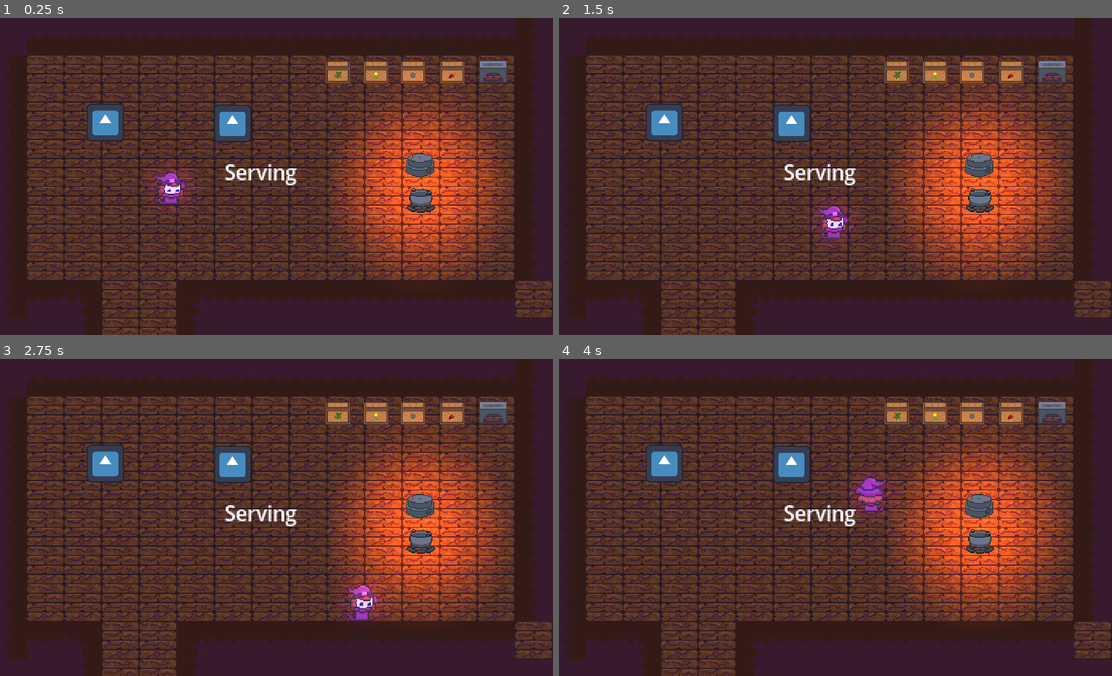
Above: before the commit, frames 1-4 (two rows, left to right).
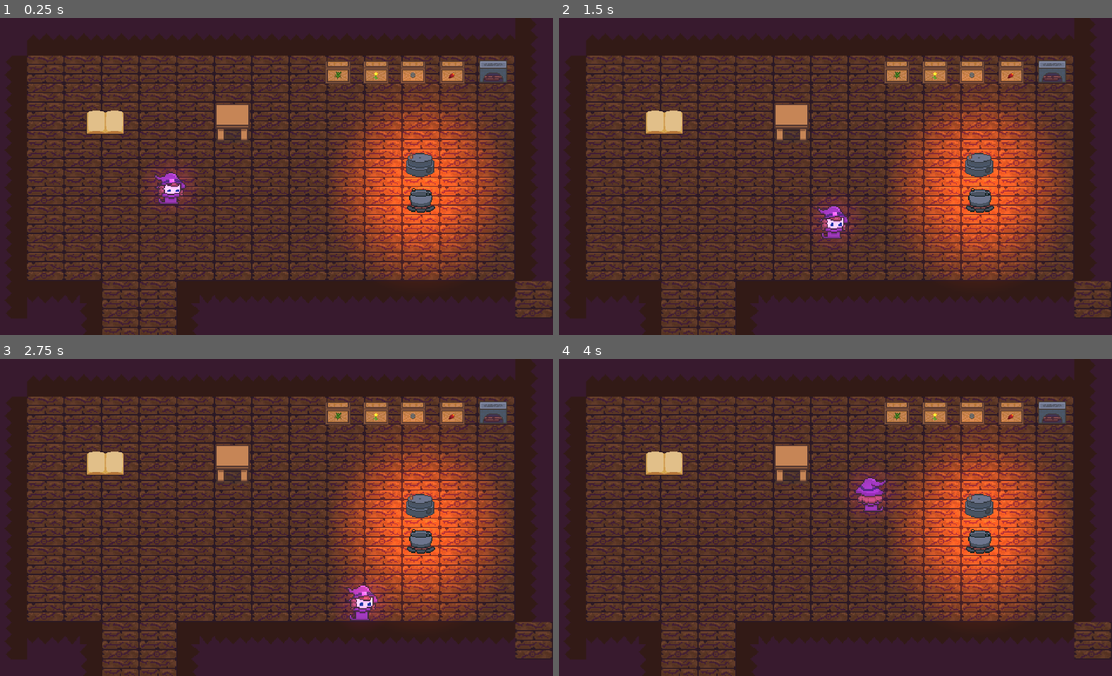
Above: after the commit, the same moments.

Repository: Yatagarasu163/apothecary-allergies
Game: Godot game, scene res://Assets/Scenes/testing_scene.tscn
The game is run twice, just before and just after one commit, with the same random seed, the same clock (stepped at 60 frames per second) and the same inputs. The engine's default icon, where the game draws it, is replaced by a stand-in: a white triangle on a blue panel in a dark square.
Inputs:
- Up to frame 1 (0.25 s): no input
- Up to frame 2 (1.5 s): hold D (WalkRight) 0.53-1.28 s; tap E (Add) at 0.6 s; hold S (WalkDown) from 1.28 s (still down); tap Space (Dash) at 1.35 s
- Up to frame 3 (2.75 s): release S (WalkDown) at 2.03 s; hold D (WalkRight) from 2.03 s (still down); tap F (Interact) at 2.1 s
- Up to frame 4 (4 s): release D (WalkRight) at 2.78 s; hold W (WalkUp) 2.78-3.53 s; tap E (Add) at 2.85 s; hold A (WalkLeft) from 3.53 s (still down); tap Space (Dash) at 3.6 s

The runs differ from the first frame. In frame 1, 1.9% of the frame differs, in the area x 15-54%, y 26-53%; in frame 2, 1.9%; in frame 3, 1.9%; in frame 4, 1.9%.

Commit message:
Added the png to game_manager.gd

Diff:
--- a/Assets/Prefabs/Stations/Recipe Book.tscn
+++ b/Assets/Prefabs/Stations/Recipe Book.tscn
@@ -1,7 +1,7 @@
 [gd_scene format=3 uid="uid://lku2iex7kybq"]
 
 [ext_resource type="Script" uid="uid://yirbr82rvnec" path="res://Assets/Scripts/recipe_book.gd" id="1_l5iqb"]
-[ext_resource type="Texture2D" uid="uid://c53wg8pq2wx7k" path="res://icon.svg" id="2_srkpf"]
+[ext_resource type="Texture2D" uid="uid://dw6blcmiogtmi" path="res://Assets/Sprites/SpellBook.png" id="2_706vf"]
 [ext_resource type="Texture2D" uid="uid://b85aayqdj7764" path="res://Assets/Sprites/Recipe Book/SpellBook.png" id="3_3u5pv"]
 [ext_resource type="Texture2D" uid="uid://om8oh72t3or1" path="res://Assets/Sprites/Recipe Book/Boiler_Atlas.tres" id="4_706vf"]
 [ext_resource type="Texture2D" uid="uid://ck6j0qdapwccg" path="res://Assets/Sprites/Ingredients/nyaa_leaf.png" id="5_7eswm"]
@@ -26,7 +26,8 @@
 recipePages = [NodePath("RecipeBookUI/Page 1"), NodePath("RecipeBookUI/Page 2"), NodePath("RecipeBookUI/Page 3")]
 
 [node name="Book Sprite" type="Sprite2D" parent="." unique_id=1955881859]
-texture = ExtResource("2_srkpf")
+scale = Vector2(1.3734637, 1.3734637)
+texture = ExtResource("2_706vf")
 
 [node name="Collision Detector" type="Area2D" parent="." unique_id=605446250]
 
--- a/Assets/Prefabs/Table.tscn
+++ b/Assets/Prefabs/Table.tscn
@@ -1,7 +1,7 @@
 [gd_scene format=3 uid="uid://duuei02ys6c5y"]
 
 [ext_resource type="Script" uid="uid://ca0vyx3h88fio" path="res://Assets/Scripts/table.gd" id="1_j7ovb"]
-[ext_resource type="Texture2D" uid="uid://c53wg8pq2wx7k" path="res://icon.svg" id="2_sd4tx"]
+[ext_resource type="Texture2D" uid="uid://cmd5hdqx527sx" path="res://Assets/Sprites/Table.png" id="2_j7ovb"]
 
 [sub_resource type="RectangleShape2D" id="RectangleShape2D_wmwsv"]
 size = Vector2(188, 170)
@@ -14,7 +14,8 @@
 script = ExtResource("1_j7ovb")
 
 [node name="Table Sprite" type="Sprite2D" parent="." unique_id=1626858534]
-texture = ExtResource("2_sd4tx")
+scale = Vector2(3.8496704, 4.428683)
+texture = ExtResource("2_j7ovb")
 
 [node name="Collision Detector" type="Area2D" parent="." unique_id=85105121]
 
--- a/Assets/Scenes/testing_scene.tscn
+++ b/Assets/Scenes/testing_scene.tscn
@@ -163,26 +163,6 @@
 rotation = -3.1415925
 shape = SubResource("RectangleShape2D_vapop")
 
-[node name="Kitchen" type="Label" parent="Shop Layout" unique_id=1328294645]
-texture_filter = 5
-offset_left = 864.0
-offset_top = 1495.0001
-offset_right = 923.0
-offset_bottom = 1518.0001
-scale = Vector2(5.185214, 5.23937)
-text = "Kitchen"
-metadata/_edit_use_anchors_ = true
-
-[node name="Serving" type="Label" parent="Shop Layout" unique_id=976498840]
-texture_filter = 5
-offset_left = 801.0
-offset_top = 471.0
-offset_right = 860.0
-offset_bottom = 494.0
-scale = Vector2(4.322967, 4.512289)
-text = "Serving"
-metadata/_edit_use_anchors_ = true
-
 [node name="ServingArea" type="Area2D" parent="Shop Layout" unique_id=1463895568 node_paths=PackedStringArray("camera_2d")]
 position = Vector2(905, 501)
 script = ExtResource("2_7tmfp")
--- a/Assets/Scripts/Patient Scripts/patient.gd
+++ b/Assets/Scripts/Patient Scripts/patient.gd
@@ -83,3 +83,4 @@
 			position.y -= speed
 		else:
 			queue_free();
+			GameManager.amount_of_patient_on_screen -= 1
--- a/Assets/Scripts/game_manager.gd
+++ b/Assets/Scripts/game_manager.gd
@@ -1,4 +1,7 @@
 extends Node2D;
+
+# DETECT THE AMOUNT OF PATIENT ON SCREEN (FOR PATIENT_SPAWNER)
+var amount_of_patient_on_screen = 0;
 
 # ITEM ENUMS AND SPRITES
 enum items {NYAA_LEAF,
@@ -18,7 +21,9 @@
 			DE_NNERBONE,
 			WATERY_WOOFER,
 			A_SACK_O_ONIONS,
-			UNMEOWING_DE_NNERBONE
+			UNMEOWING_DE_NNERBONE,
+			HONEY_ITS_A_ROCK,
+			UNMEWING_PENICILLIN
 			};
 @onready var items_sprites: Array[Texture] = [
 	preload("res://Assets/Sprites/Ingredients/nyaa_leaf.png"),
@@ -29,16 +34,18 @@
 
 	preload("res://icon.svg"),
 	preload("res://icon.svg"),
-	preload("res://icon.svg"),
+	preload("res://Assets/Sprites/Processed Ingredient/boiled_oof_rock.png"),
 	preload("res://icon.svg"),
 
 	preload("res://Assets/Sprites/ForRubbish.png"),
 
-	preload("res://icon.svg"),
-	preload("res://icon.svg"),
-	preload("res://icon.svg"),
+	preload("res://Assets/Sprites/Antidote/De-meower.png"),
+	preload("res://Assets/Sprites/Antidote/De-nnerbone.png"),
+	preload("res://Assets/Sprites/Antidote/Watery Woofer.png"),
 	preload("res://Assets/Sprites/Antidote/sack-of-onions.png"),
-	preload("res://icon.svg"),
+	preload("res://Assets/Sprites/Antidote/Unmeowing De-nnerbone.png"),
+	preload("res://Assets/Sprites/Antidote/Honey, it's a rock.png"),
+	preload("res://Assets/Sprites/Antidote/Unmewing Penicillin.png")
 ]
 
 # PLAYER_INVENTORY
@@ -64,7 +71,8 @@
 }
 
 @onready var symptom_sprites: Array[Texture] = [
-
+	preload("res://Assets/Sprites/Sickness Icons/BuffCat.tres"),
+	preload("res://Assets/Sprites/Sickness Icons/Fire Eyes.tres"),
 ]
 
 var symptoms_combo = [
--- a/Assets/Scripts/patient_spawner.gd
+++ b/Assets/Scripts/patient_spawner.gd
@@ -1,17 +1,18 @@
 extends Node2D
 @onready var timer: Timer = $Timer
 @export var patient_prefab : PackedScene
-@export var maximum_amount_of_patient = 5
-var amount_of_patient_in_scene = 0
+@export var maximum_amount_of_patient = 1
+
+
 
 
 func _on_timer_timeout() -> void:
 	var patient = patient_prefab.instantiate()
 	patient.global_position.y = 1500;
-	if(amount_of_patient_in_scene < maximum_amount_of_patient):
+	if(GameManager.amount_of_patient_on_screen < maximum_amount_of_patient ):
 		timer.start()
 		print("Time out patient spawn")
 		add_child(patient)
-		amount_of_patient_in_scene += 1
-	elif(amount_of_patient_in_scene == maximum_amount_of_patient):
-		timer.stop()
+		GameManager.amount_of_patient_on_screen += 1
+	elif(GameManager.amount_of_patient_on_screen == maximum_amount_of_patient):
+		pass
Not shown: 1 places in Assets/Scenes/testing_scene.tscn that only renumber resources
Binary file added: Assets/Sprites/Antidote/De-meower.png
Not shown, added: Assets/Sprites/Antidote/De-meower.png.import
Binary file added: Assets/Sprites/Antidote/De-nnerbone.png
Not shown, added: Assets/Sprites/Antidote/De-nnerbone.png.import
Binary file added: Assets/Sprites/Antidote/Honey, it's a rock.png
Not shown, added: Assets/Sprites/Antidote/Honey, it's a rock.png.import
Binary file added: Assets/Sprites/Antidote/Unmeowing De-nnerbone.png
Not shown, added: Assets/Sprites/Antidote/Unmeowing De-nnerbone.png.import
Binary file added: Assets/Sprites/Antidote/Unmewing Penicillin.png
Not shown, added: Assets/Sprites/Antidote/Unmewing Penicillin.png.import
Binary file added: Assets/Sprites/Antidote/Watery Woofer.png
(and 9 more such lines)
